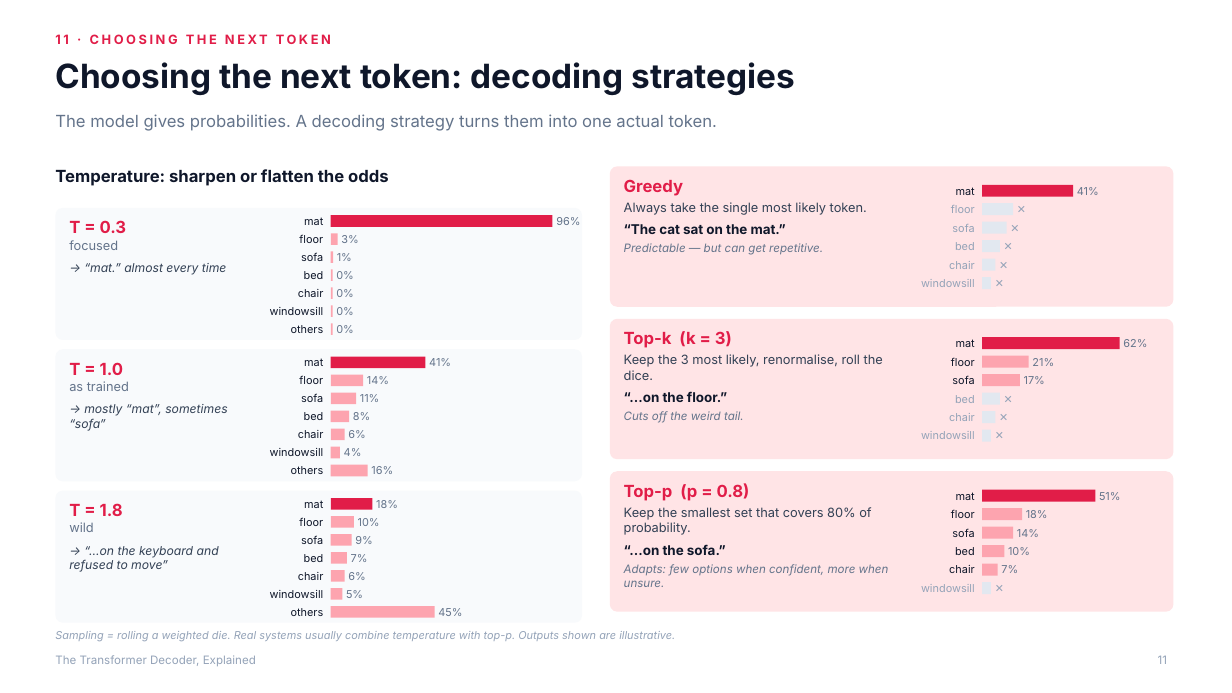
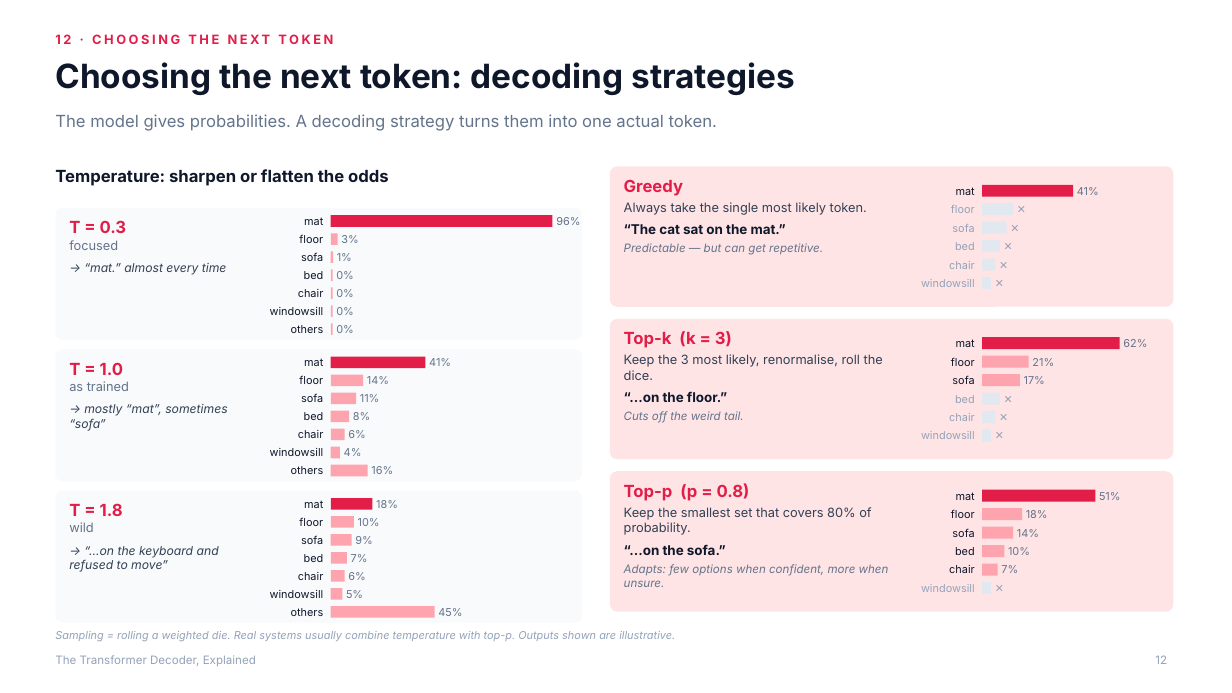
Before and after one commit to altafr/transformer, a slide deck: slide 12 of slides/transformer-decoder-explained.pptx (slide 11 before the commit). Drawn at 1232x693 pixels with LibreOffice and Linux fonts; fonts in the diff are those of the drawing. Boxes give left, top, right and bottom in pixels: in the first picture for what was removed or moved away, otherwise in the second. Text is boxed around its words. In the diff, an @@ line names an element or a change of style, - is before the commit and + after.

```diff
--- a/slides/transformer-decoder-explained.pptx
+++ b/slides/transformer-decoder-explained.pptx
@@ text at [55,34,333,44]: text changed @@
-11 · CHOOSING THE NEXT TOKEN
+12 · CHOOSING THE NEXT TOKEN
@@ page number at [1155,655,1167,664]: text changed @@
-11
+12
```
Also in this commit, not shown: 7 other slides changed, 1 slide added, 2 other files.
